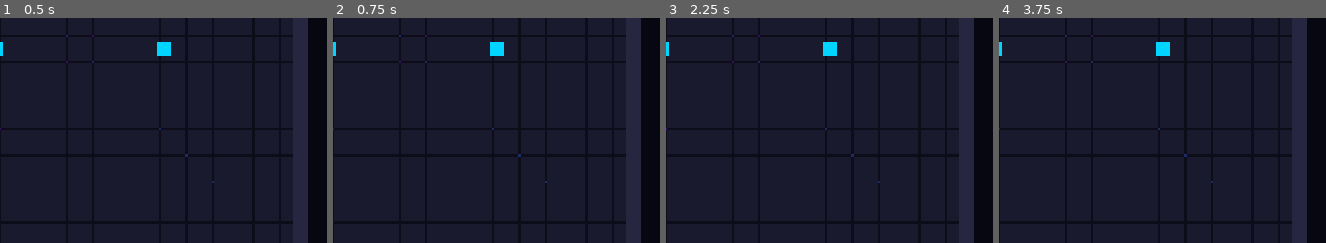
Above: before the commit, frames 1-4 (left to right).
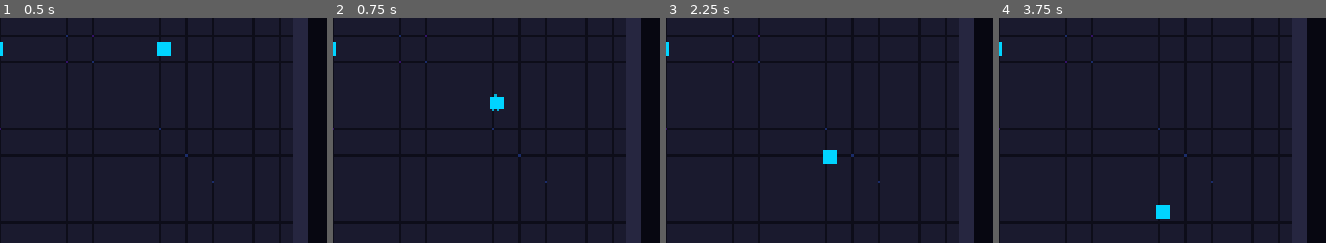
Above: after the commit, the same moments.

Repository: xheoxx/HighFire
Game: Godot game, scene res://scenes/main_arena.tscn
Two runs of this game, one before a commit and one after it. Both use one fixed random seed, a clock stepped at 60 frames per second and the inputs below.
Inputs:
- Up to frame 1 (0.5 s): no input
- Up to frame 2 (0.75 s): tap Enter at 0.5 s; tap E (p1_target_next) at 0.6 s
- Up to frame 3 (2.25 s): tap Space at 1.25 s; tap E (p1_target_next) at 1.35, 2.1 s; tap Enter at 2 s
- Up to frame 4 (3.75 s): tap Space at 2.75 s; tap E (p1_target_next) at 2.85, 3.6 s; tap Enter at 3.5 s
The pictures show only the part of the screen within x 49-99%, y 43-93%; the shares and areas given below are measured in that part.

Frame 1 is identical in both runs. In frame 2, 0.5% of the frame differs, in the area x 48-53%, y 10-42%; in frame 3, 0.5%, in the area x 48-53%, y 10-65%; in frame 4, 0.5%.

Commit message:
[1E] fix: P2 Dodge zusätzlich auf Return gemappt

Diff:
--- a/project.godot
+++ b/project.godot
@@ -182,6 +182,7 @@
 p2_action_dodge={
 "deadzone": 0.5,
 "events": [Object(InputEventKey,"resource_local_to_scene":false,"resource_name":"","device":-1,"window_id":0,"alt_press …(201 unchanged characters)…
+, Object(InputEventKey,"resource_local_to_scene":false,"resource_name":"","device":-1,"window_id":0,"alt_pressed":false,"shift_pressed":false,"ctrl_pressed":false,"meta_pressed":false,"pressed":false,"keycode":4194309,"physical_keycode":4194309,"key_label":0,"unicode":0,"location":0,"echo":false,"script":null)
 , Object(InputEventJoypadButton,"resource_local_to_scene":false,"resource_name":"","device":1,"button_index":0,"pressure":0.0,"pressed":false,"script":null)
 ]
 }
